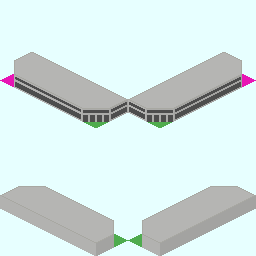
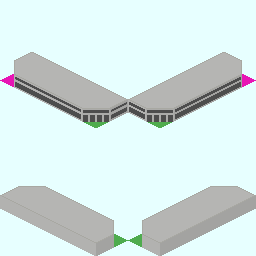
Layers edited between the first and the second 256px x 256px image:
painted on "Base_Plate_1x3.png" over [111, 102, 127, 119]
